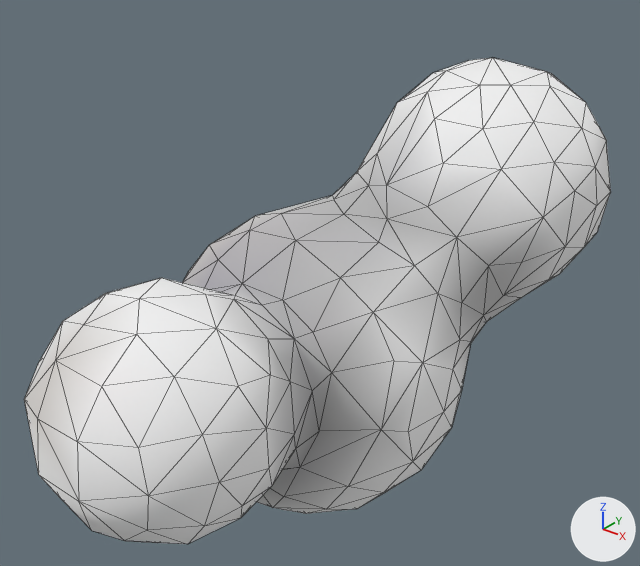
An edit to the glTF model examples/02_lighting/assets/model.glb, drawn before and after from the same camera.
The view is the same before and after, from a camera (50 mm lens) standing at (4.76, -6.03, 4.32) and looking at (-0.05, -0.01, 0.59). Arrows for +X, +Y and +Z are at lower right; the lights stay in place. Mesh edges are drawn as thin lines.

Objects in the first picture: 'Mball.003'.
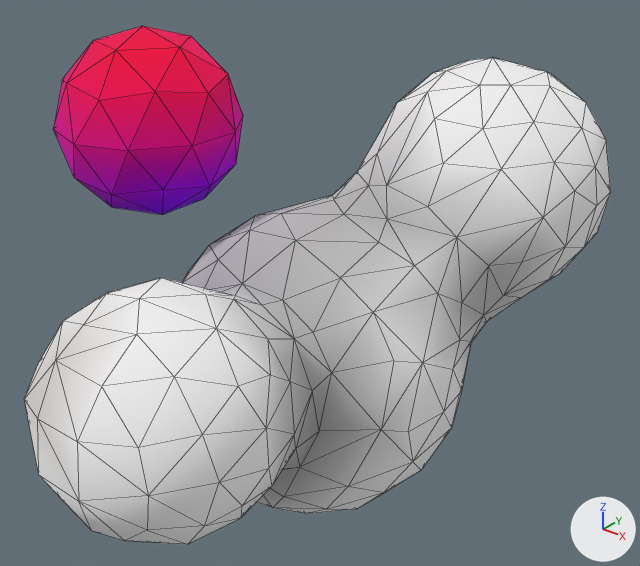
Pixel boxes (x1, y1, x2, y2) of what changed, in the pictures (640 x 566 px):
'Mball.001', added: after (53, 26, 243, 215)

The change, as a list of edits to the scene's bpy script:
```text
Add mat_unlit:
    mat_unlit = bpy.data.materials.new('unlit')
    mat_unlit.use_nodes = True; mat_unlit.node_tree.nodes.clear()
    _N = mat_unlit.node_tree.nodes; _L = mat_unlit.node_tree.links
    n0 = _N.new('ShaderNodeBsdfPrincipled'); n0.name = 'Principled BSDF'
    n0.inputs[1].default_value = 1.0  # 'Metallic'
    n0.inputs[2].default_value = 1.0  # 'Roughness'
    n1 = _N.new('ShaderNodeOutputMaterial'); n1.name = 'Material Output'
    n2 = _N.new('ShaderNodeVertexColor'); n2.name = 'Color Attribute'
    _L.new(n0.outputs[0], n1.inputs[0])  # 'BSDF' to 'Surface'
    _L.new(n2.outputs[0], n0.inputs[0])  # 'Color' to 'Base Color'
Add me_mesh_001:
    me_mesh_001.from_pydata(...)  # an icosphere of 80 faces spanning x -2.57..-0.85, y -1.44..0.37, z 1.1..2.9
    me_mesh_001.materials.append(mat_unlit)
Add ob_mball_001:
    ob_mball_001 = bpy.data.objects.new('Mball.001', me_mesh_001)
    ob_mball_001.location = (0.0, 0.0, 0.0)
```
